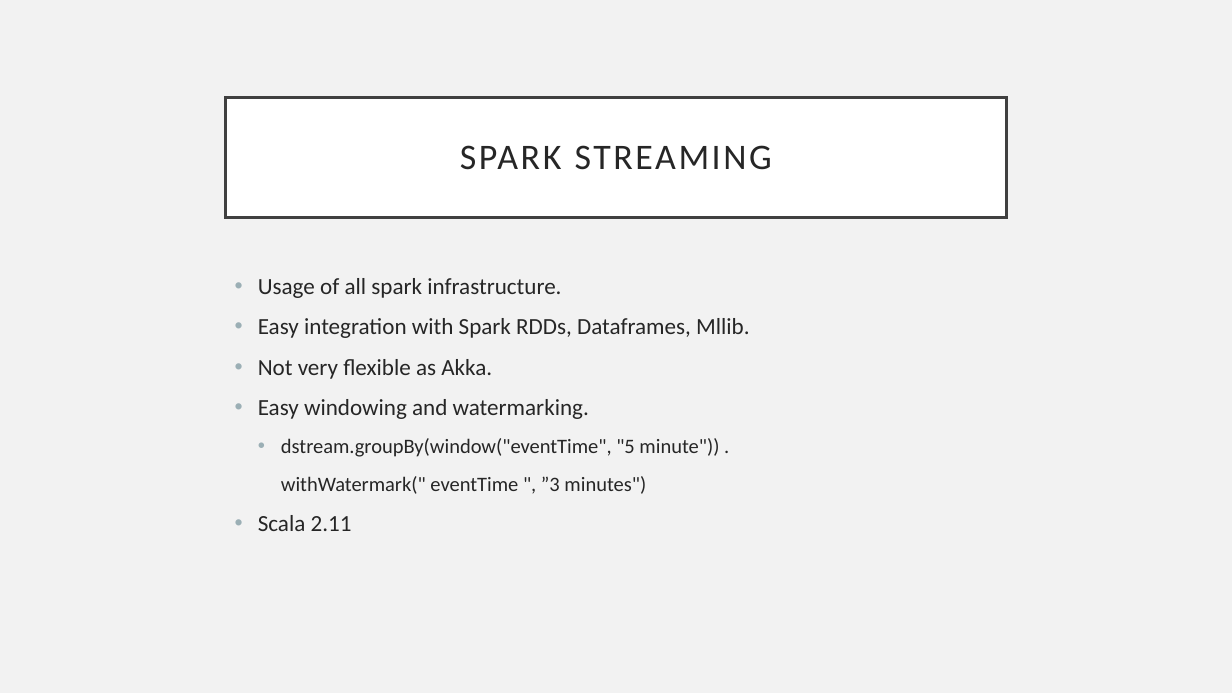
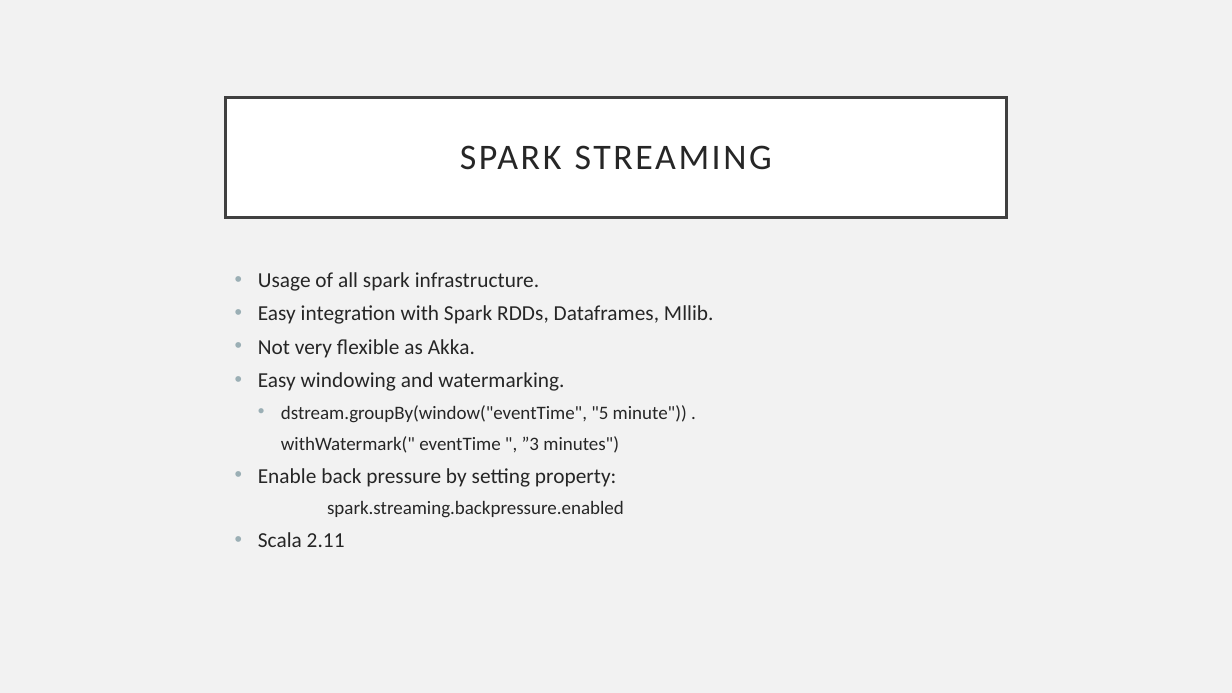
Before and after one commit to dvirgiln/streams-kafka, a slide deck: slide 10 of streams_meetup_presentation.pptx (slide 9 before the commit). Drawn at 1232x693 pixels with LibreOffice and Linux fonts; fonts in the diff are those of the drawing. Boxes give left, top, right and bottom in pixels: in the first picture for what was removed or moved away, otherwise in the second. Text is boxed around its words. In the diff, an @@ line names an element or a change of style, - is before the commit and + after.

Commit message:
Improved powerpoint

```diff
--- a/streams_meetup_presentation.pptx
+++ b/streams_meetup_presentation.pptx
@@ text at (258,272,714,547): size 18 to 16.6 pt in "Usage of all spark infrastructure.", "Easy integration with Spark RDDs, Dataframes, Mllib.", "Not very flexible as Akka.", "Easy windowing and watermarking." and 1 more places; size 16 to 14.8 pt in "dstream.groupBy(window("eventTime", "5 minute")) .", "withWatermark(" eventTime ", ”3 minutes")"; line spacing 1 to 0.8 @@
@@ text at (258,468,624,518): paragraphs added @@
+• Enable back pressure by setting property:
+        spark.streaming.backpressure.enabled
```
Also in this commit, not shown: 1 other slide changed, 1 slide added.
